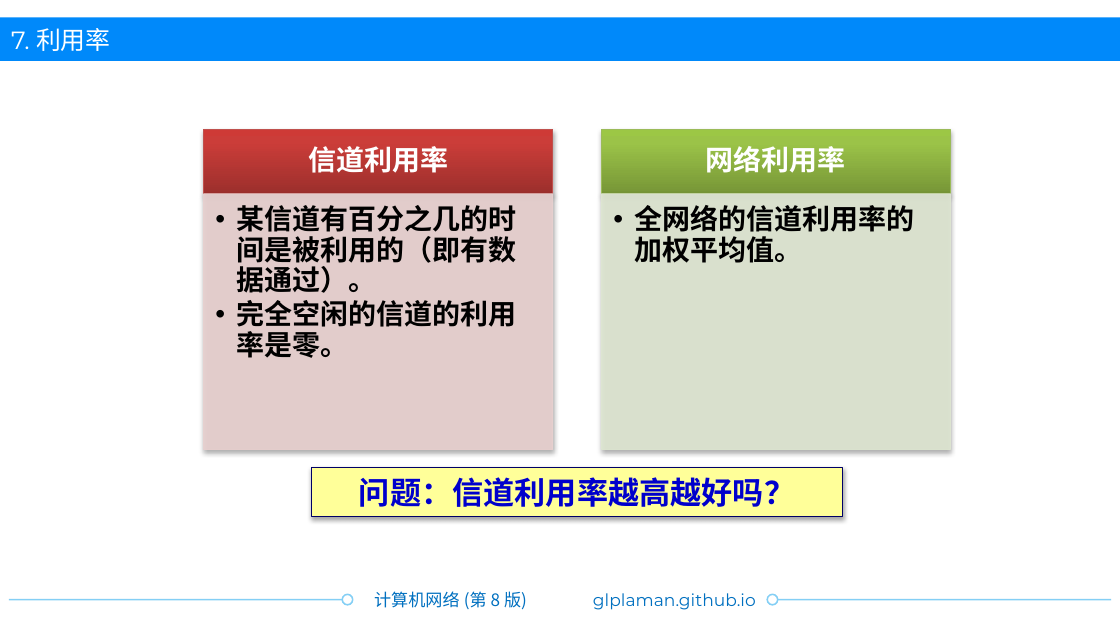
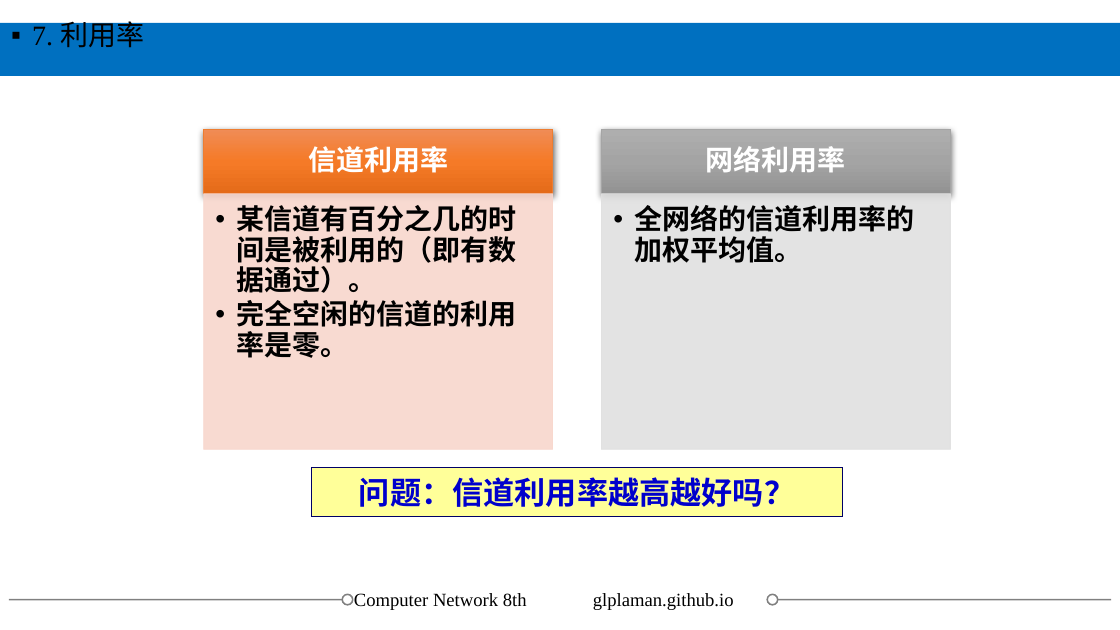
Before and after one commit to glplaman/glplaman.github.io, a slide deck: slide 93 of network/ppt/chap1.pptx. Drawn at 1120x630 pixels with LibreOffice and Linux fonts; fonts in the diff are those of the drawing; background and template pictures are left out. Boxes give left, top, right and bottom in pixels: in the first picture for what was removed or moved away, otherwise in the second. Text is boxed around its words. In the diff, an @@ line names an element or a change of style, - is before the commit and + after.

```diff
--- a/network/ppt/chap1.pptx
+++ b/network/ppt/chap1.pptx
@@ text "7. 利用率" at [32,18,144,48]: size 16 to 18 pt, font Montserrat to Times New Roman, text colour #FFFFFF to #000000; bullet none to ▪; line spacing 1 to 0.8; more space between paragraphs; vertical alignment middle to top @@
@@ rectangle: place and size @@
-rectangle at [0,18,1120,62]
+rectangle at [0,24,1120,76]
@@ rectangle at [0,24,1120,76]: fill #0089FA to #0070C0 @@
@@ rectangle at [204,129,553,194]: fill gradient #9C2F2D to #CB3E3A to #CE3B37 to gradient #F18C57 to #F67B28 to #E56C19; outline #C0504D 0.75 pt to #ED7D31 0.5 pt; shadow changed @@
@@ rectangle at [601,129,951,194]: fill gradient #779737 to #9BC348 to #9DC746 to gradient #AFAFAF to #A5A5A5 to #939393; outline #9BBB59 0.75 pt to #A5A5A5 0.5 pt; shadow changed @@
@@ rectangle at [204,194,553,449]: fill #E8D0D0 at 90% opacity to #F8D7CE at 90% opacity; outline #E8D0D0 0.75 pt to #F8D7CE 0.5 pt; shadow off @@
@@ rectangle at [601,194,951,449]: fill #DEE7D1 at 90% opacity to #E1E1E1 at 90% opacity; outline #DEE7D1 0.75 pt to #E1E1E1 0.5 pt; shadow off @@
@@ rectangle "问题：信道利用率越高越好吗？" at [311,467,842,516]: outline #000066 0.75 pt to #000066 0.5 pt; shadow off @@
@@ line (9, 599) - (353, 599): stroke #84CFF5 1 pt to #808080 1 pt @@
@@ ellipse at [343,595,353,605]: outline #84CFF5 1 pt to #808080 1 pt @@
@@ text added at [354,593,527,610], 12 pt, text #000000 @@
+Computer Network 8th
@@ text removed at [374,591,527,610] @@
-计算机网络 (第 8 版)
@@ text "glplaman.github.io" at [593,593,734,610]: size 11 to 12 pt, font Montserrat to Times New Roman, text colour #0070C0 to #000000 @@
@@ ellipse at [767,595,777,605]: outline #84CFF5 1 pt to #808080 1 pt @@
@@ line (767, 599) - (1111, 599): stroke #84CFF5 1 pt to #808080 1 pt @@
```
Also in this commit, not shown: 149 other slides changed, 22 other files.
